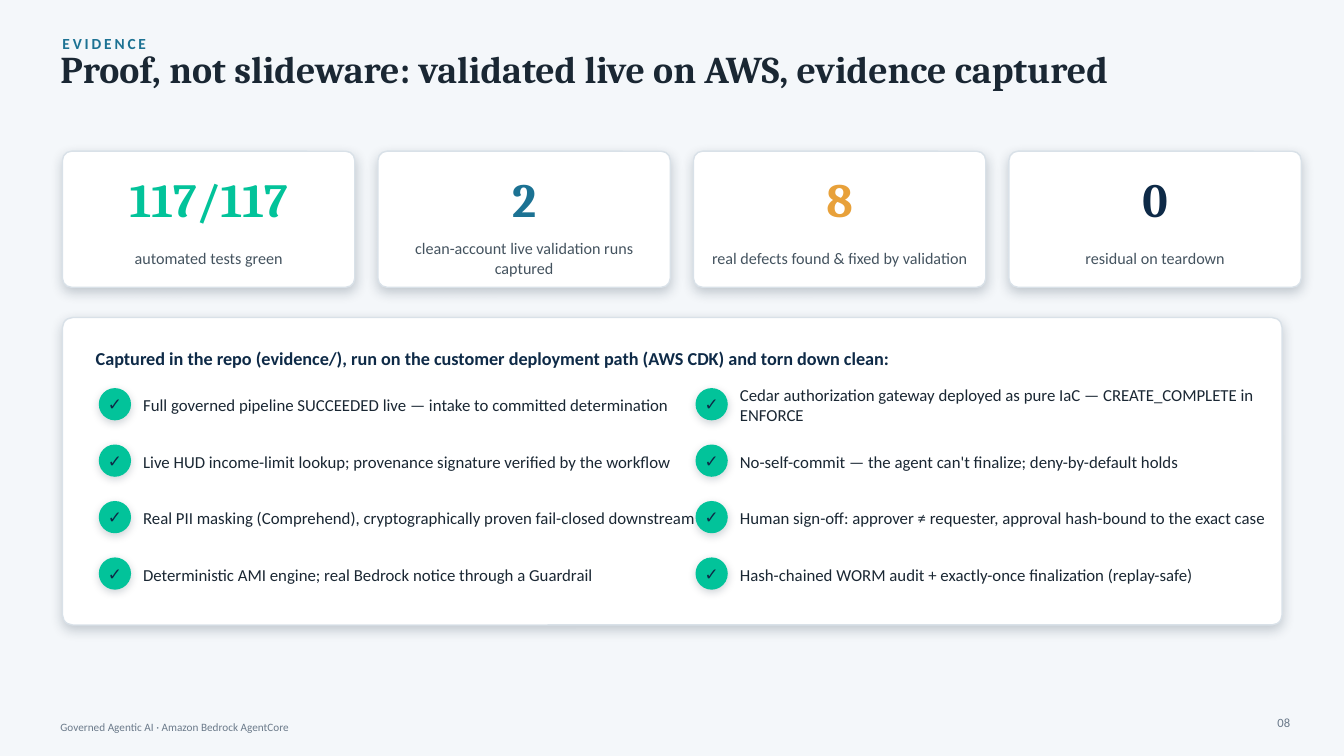
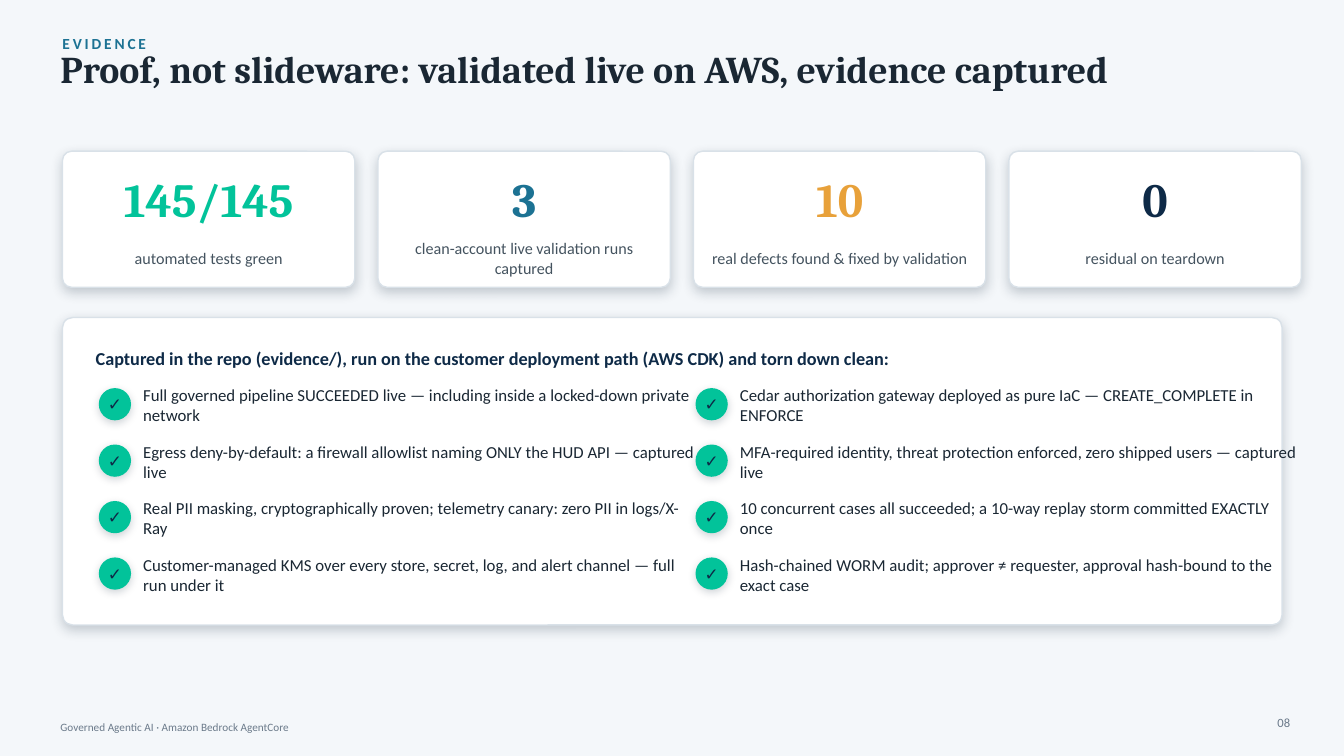
Before and after one commit to virtualryder/Housing_eligibility_agent, a slide deck: slide 8 of docs/Housing-AgentCore-Leadership.pptx. Drawn at 1344x756 pixels with LibreOffice and Linux fonts; fonts in the diff are those of the drawing. Boxes give left, top, right and bottom in pixels: in the first picture for what was removed or moved away, otherwise in the second. Text is boxed around its words. In the diff, an @@ line names an element or a change of style, - is before the commit and + after.

```diff
--- a/docs/Housing-AgentCore-Leadership.pptx
+++ b/docs/Housing-AgentCore-Leadership.pptx
@@ text at [124, 184, 294, 224]: text changed @@
-117/117
+145/145
@@ text at [512, 184, 536, 218]: text changed @@
-2
+3
@@ text at [816, 184, 863, 218]: text changed @@
-8
+10
@@ text at [143, 389, 690, 421]: text changed @@
-Full governed pipeline SUCCEEDED live — intake to committed determination
+Full governed pipeline SUCCEEDED live — including inside a locked-down private network
@@ text at [143, 446, 694, 478]: text changed @@
-Live HUD income-limit lookup; provenance signature verified by the workflow
+Egress deny-by-default: a firewall allowlist naming ONLY the HUD API — captured live
@@ text at [740, 446, 1296, 478]: text changed @@
-No-self-commit — the agent can't finalize; deny-by-default holds
+MFA-required identity, threat protection enforced, zero shipped users — captured live
@@ text at [143, 502, 679, 537]: text changed @@
-Real PII masking (Comprehend), cryptographically proven fail-closed downstream
+Real PII masking, cryptographically proven; telemetry canary: zero PII in logs/X-Ray
@@ text at [740, 502, 1269, 534]: text changed @@
-Human sign-off: approver ≠ requester, approval hash-bound to the exact case
+10 concurrent cases all succeeded; a 10-way replay storm committed EXACTLY once
@@ text at [143, 559, 675, 591]: text changed @@
-Deterministic AMI engine; real Bedrock notice through a Guardrail
+Customer-managed KMS over every store, secret, log, and alert channel — full run under it
@@ text at [740, 559, 1272, 591]: text changed @@
-Hash-chained WORM audit + exactly-once finalization (replay-safe)
+Hash-chained WORM audit; approver ≠ requester, approval hash-bound to the exact case
```
Also in this commit, not shown: 13 other files.
